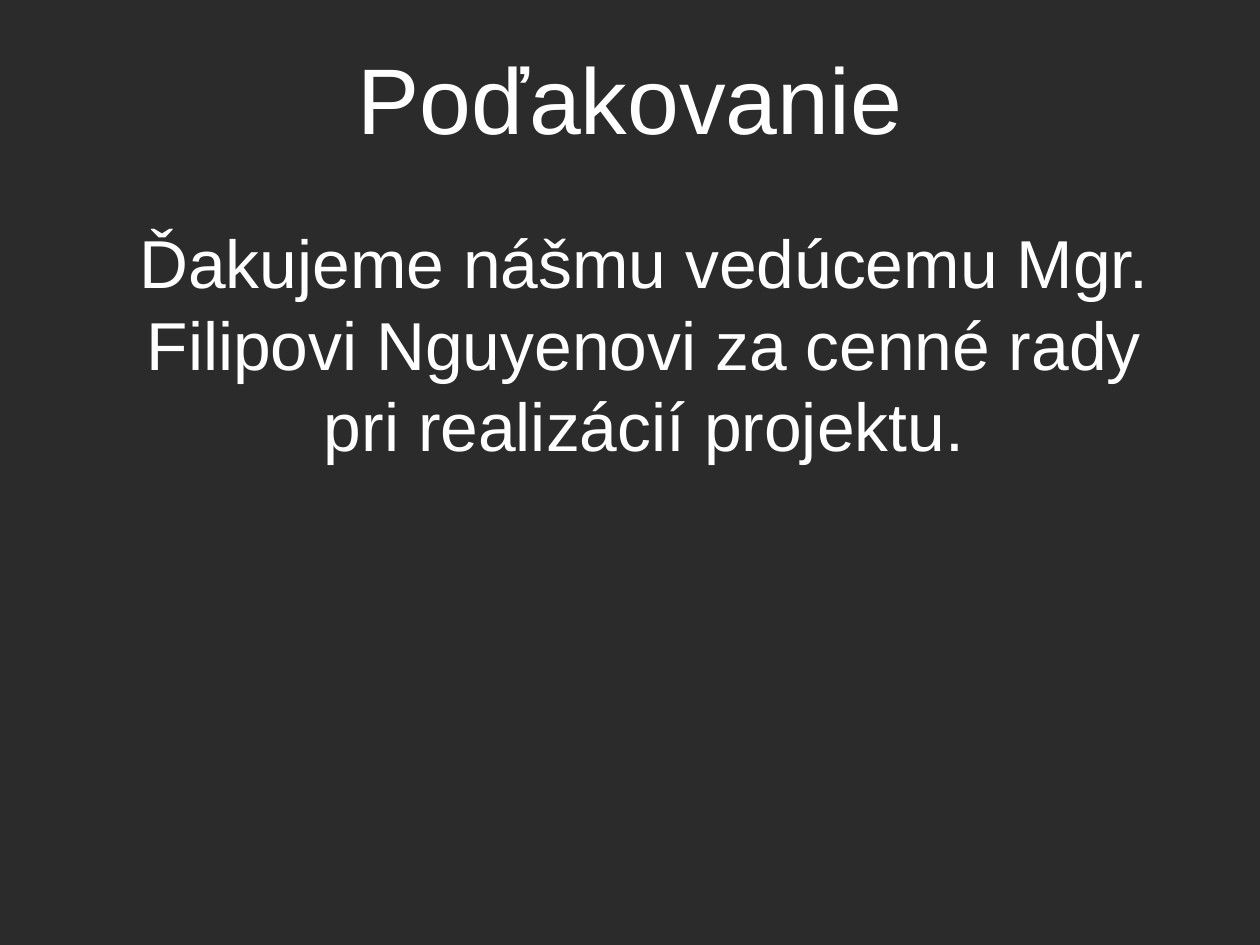
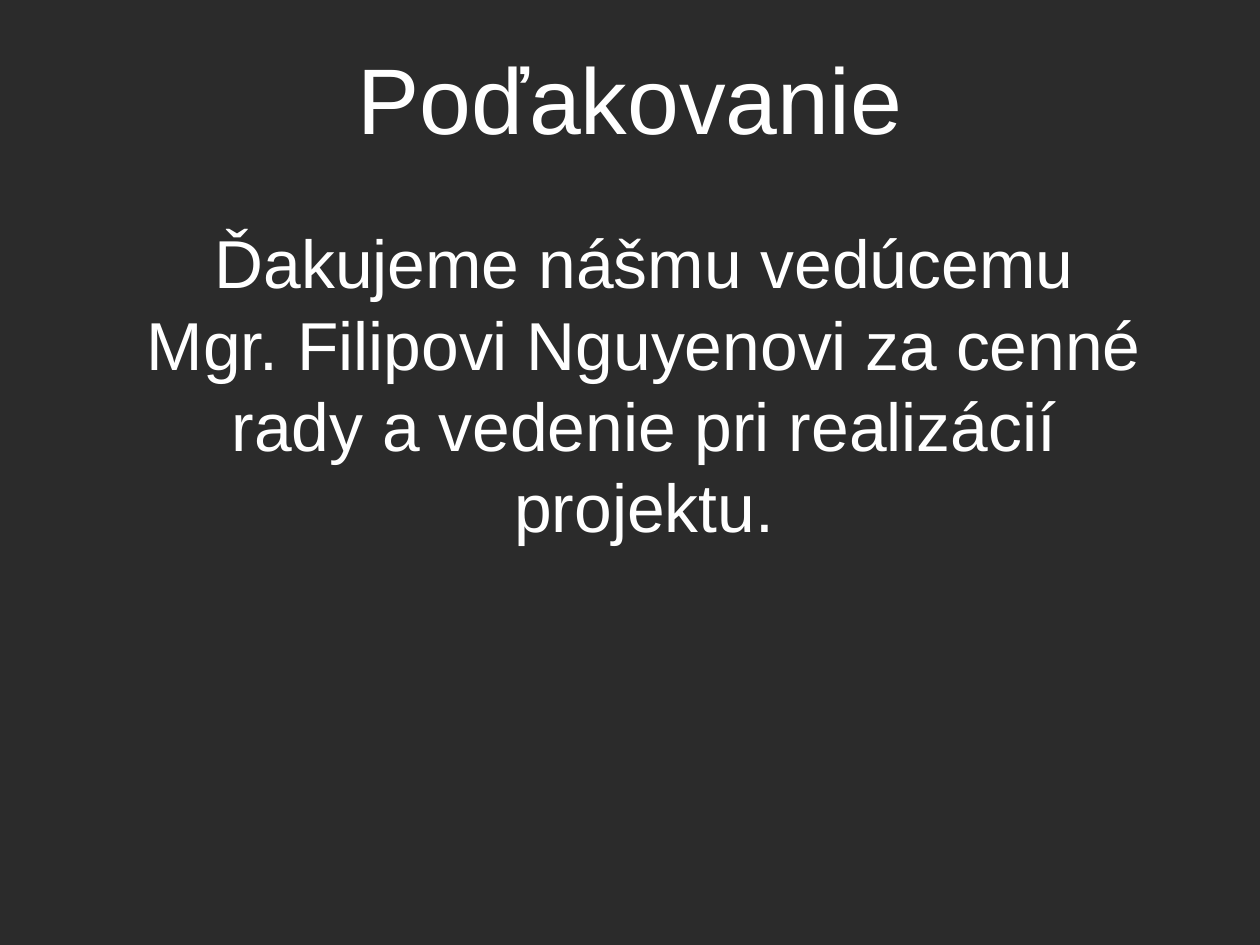
Before and after one commit to balent/Log4j-Convert-Configuration, a slide deck: slide 6 of prezentacia/log4j.odp. Drawn at 1260x945 pixels with LibreOffice and Linux fonts; fonts in the diff are those of the drawing; background and template pictures are left out; a plain dark background stands for a picture behind light text. Boxes give left, top, right and bottom in pixels: in the first picture for what was removed or moved away, otherwise in the second. Text is boxed around its words. In the diff, an @@ line names an element or a change of style, - is before the commit and + after.

```diff
--- a/prezentacia/log4j.odp
+++ b/prezentacia/log4j.odp
@@ text at (147, 235, 1141, 545): text changed @@
-Ďakujeme nášmu vedúcemu Mgr. Filipovi Nguyenovi za cenné rady pri realizácií projektu.
+Ďakujeme nášmu vedúcemu Mgr. Filipovi Nguyenovi za cenné rady a vedenie pri realizácií projektu.
```
Also in this commit, not shown: 5 other slides changed, 1 other file.
